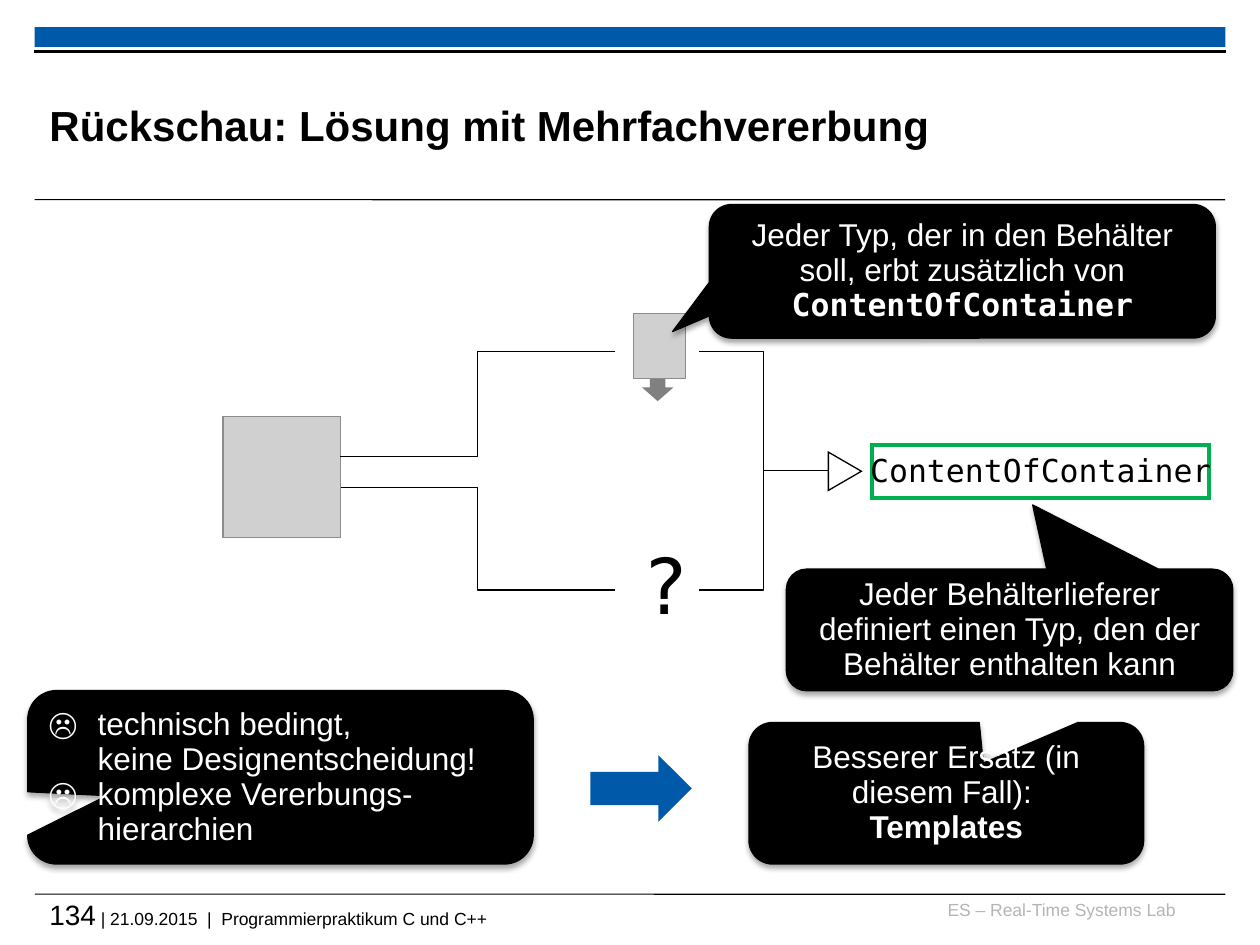
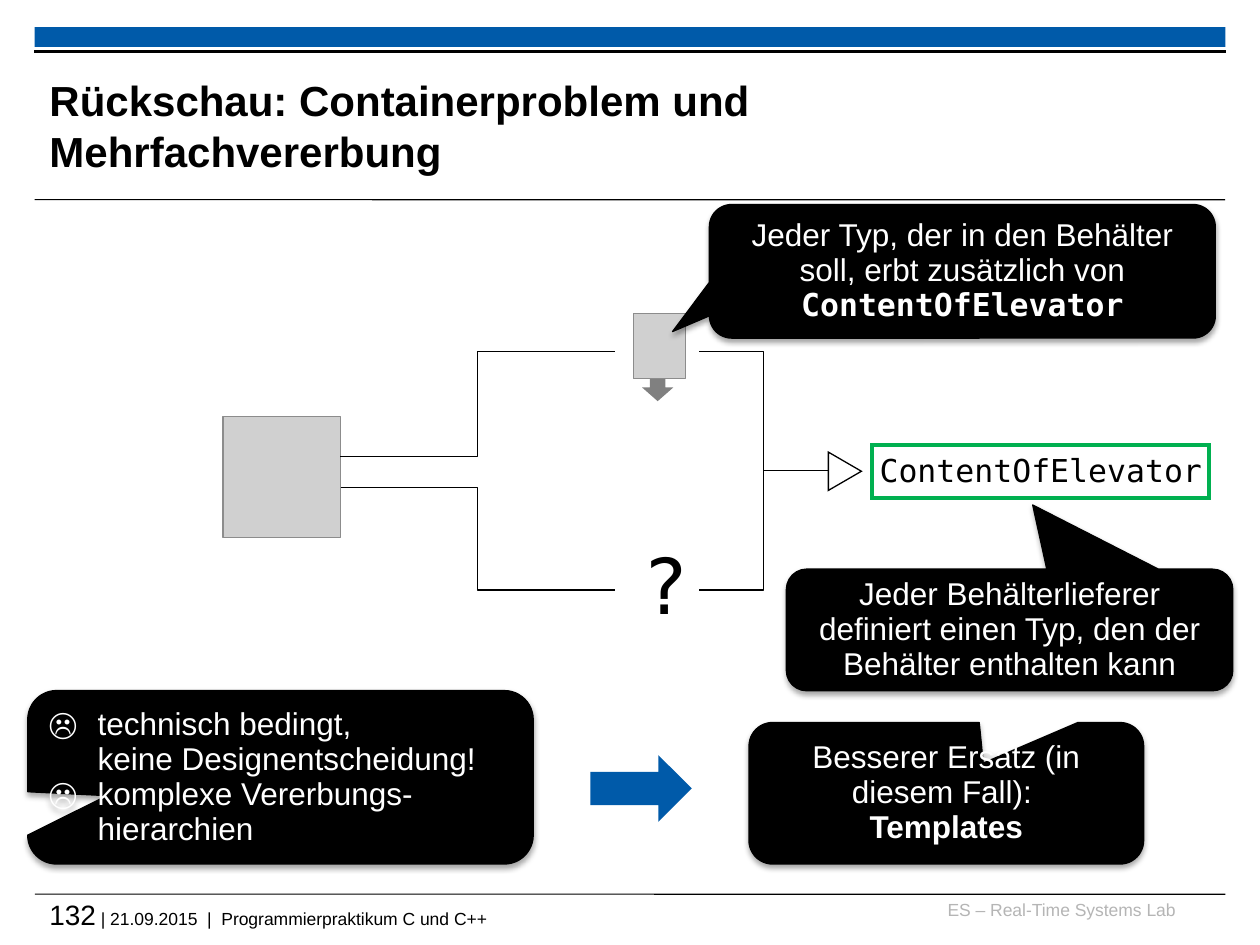
Before and after one commit to h82k/tud-cppp, a slide deck: slide 132 of cppp_lecture.pptx (slide 134 before the commit). Drawn at 1260x945 pixels with LibreOffice and Linux fonts; fonts in the diff are those of the drawing; grey boxes stand for pictures; background and template pictures are left out. Boxes give left, top, right and bottom in pixels: in the first picture for what was removed or moved away, otherwise in the second. Text is boxed around its words. In the diff, an @@ line names an element or a change of style, - is before the commit and + after.

```diff
--- a/cppp_lecture.pptx
+++ b/cppp_lecture.pptx
@@ title at box(49, 85, 749, 175): text changed @@
-Rückschau: Lösung mit Mehrfachvererbung
+Rückschau: Containerproblem und Mehrfachvererbung
@@ text in rounded speech box at box(752, 223, 1173, 317): text changed @@
-Jeder Typ, der in den Behälter soll, erbt zusätzlich von ContentOfContainer
+Jeder Typ, der in den Behälter soll, erbt zusätzlich von ContentOfElevator
@@ text in rectangle at box(880, 458, 1202, 483): text changed @@
-ContentOfContainer
+ContentOfElevator
@@ text at box(49, 905, 487, 929): text changed @@
-134 | 21.09.2015 | Programmierpraktikum C und C++
+132 | 21.09.2015 | Programmierpraktikum C und C++
```
Also in this commit, not shown: 5 other slides changed, 1 slide added, 2 slides removed, 1 other file.
